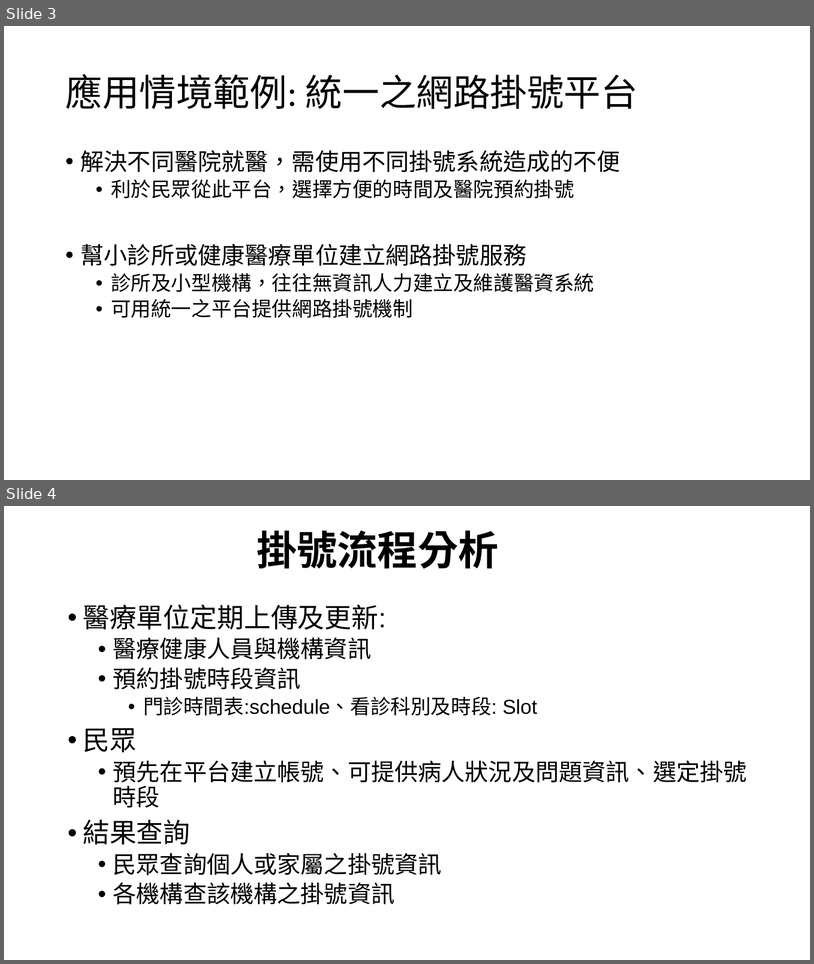
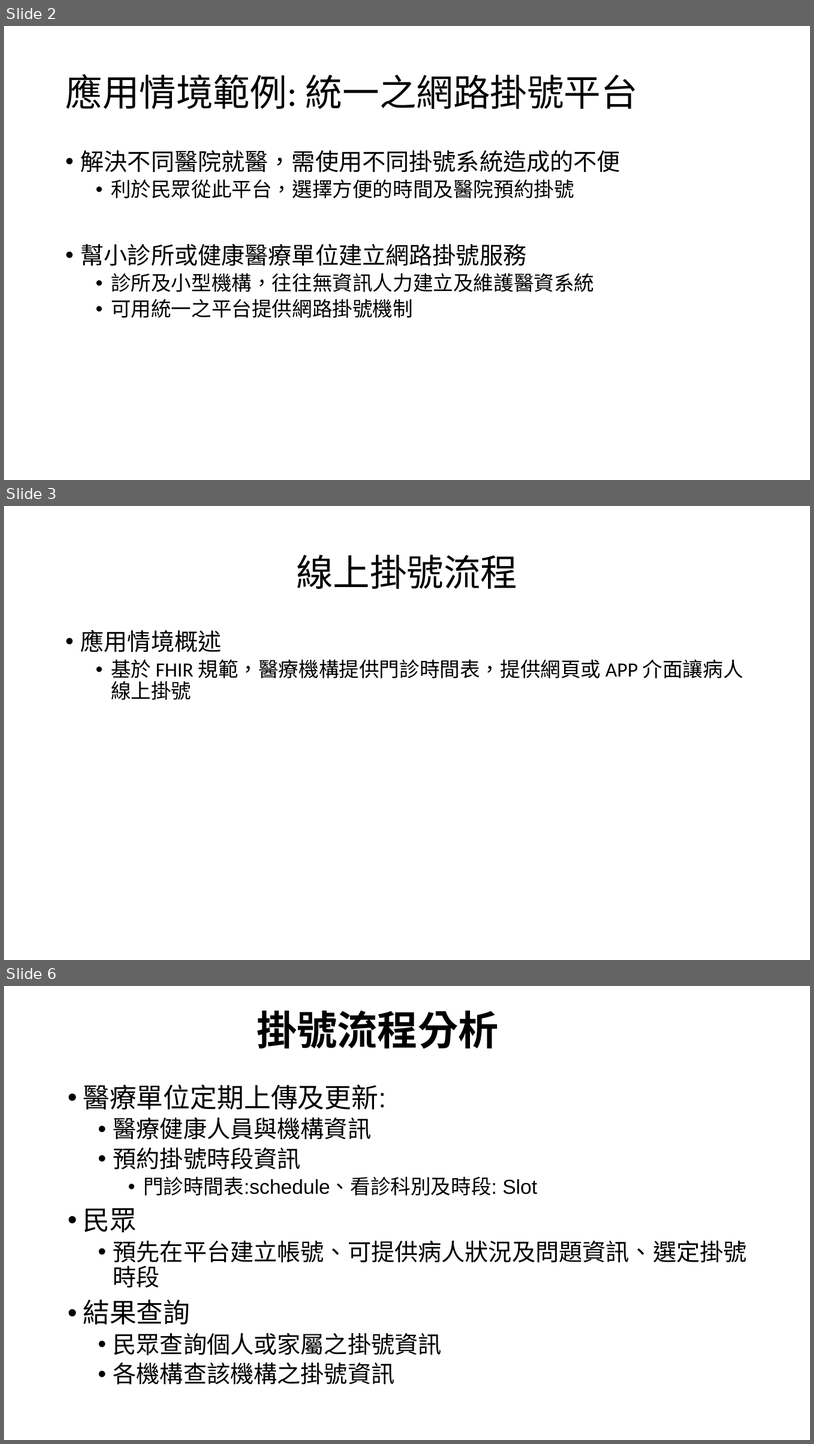
Before and after one commit to mos2718/FHIRspec, a slide deck: Spec/FHIR Appointment.pptx. Shown one above the other, each under a label of ours: slides 3 and 4 before the commit, slides 2, 3 and 6 after it; the slides between them are not shown. The pictures are 814x964 and 814x1444 pixels, drawn with LibreOffice and Linux fonts; fonts in the diff are those of the drawing. Boxes give left, top, right and bottom in pixels: in the first picture for what was removed or moved away, otherwise in the second. Text is boxed around its words. In the diff, an @@ line names an element or a change of style, - is before the commit and + after.

```diff
--- a/Spec/FHIR Appointment.pptx
+++ b/Spec/FHIR Appointment.pptx
@@ slide 3 added at box(4, 506, 810, 960), background #FFFFFF @@
@@ title added at box(296, 555, 518, 589), 44 pt, text #000000 @@
+線上掛號流程
@@ text added at box(81, 630, 744, 700), 24 pt, text #000000 @@
+• 應用情境概述
+  • 基於 FHIR 規範，醫療機構提供門診時間表，提供網頁或 APP 介面讓病人線上掛號
@@ what was slide 3 is now slide 2 @@
@@ what was slide 4 is now slide 6 @@
```
Also in this commit, not shown: 3 slides changed, 3 other slides added.
